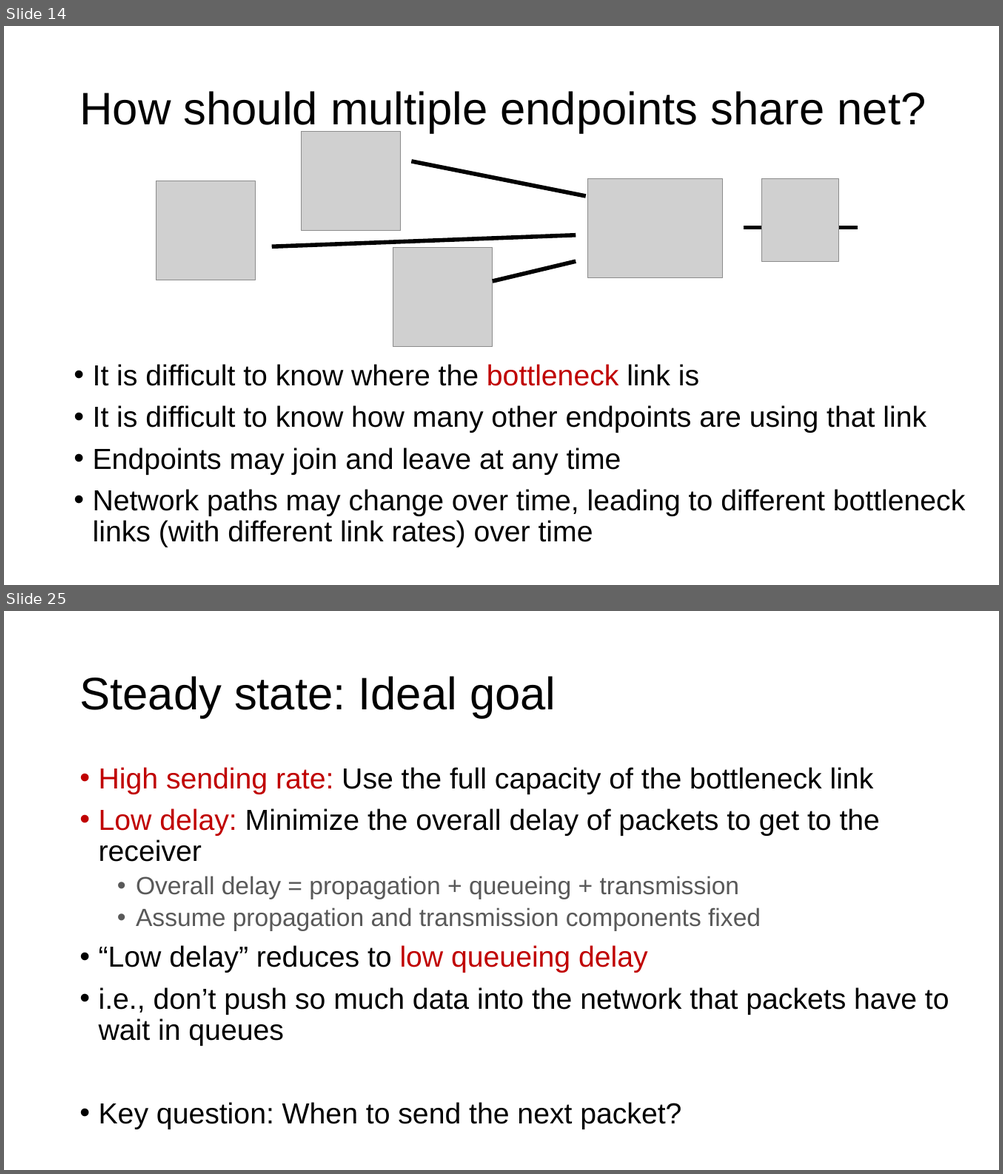
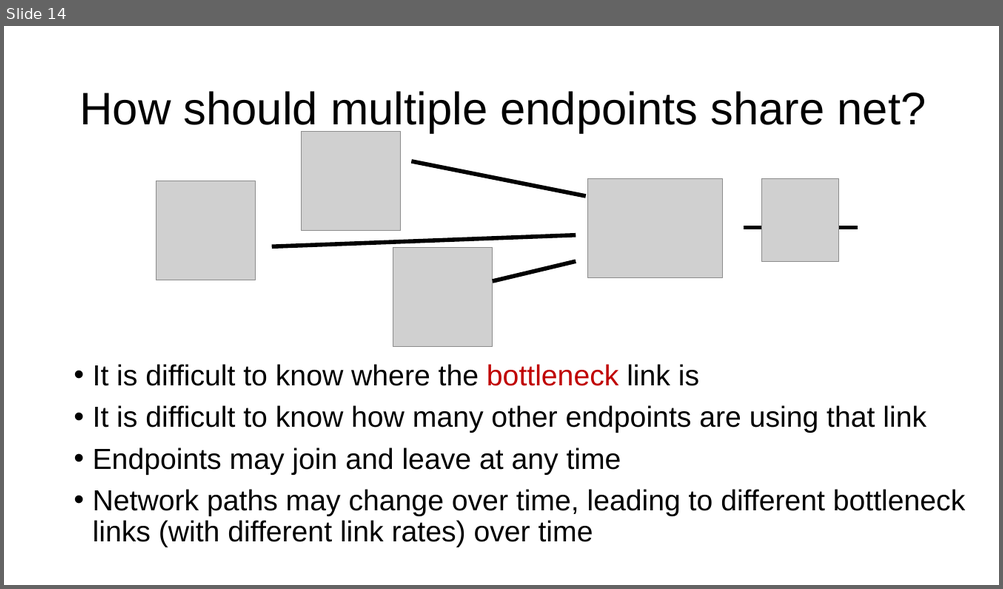
Before and after one commit to ngsrinivas/coursegen, a slide deck: ex/352-F24/staging/352-F24/lectures/16-tp-flowcontrol-congestioncontrol.pptx. Shown one above the other, each under a label of ours: slides 14 and 25 before the commit, slide 14 after it; the slides between them are not shown. The pictures are 1003x1174 and 1003x589 pixels, drawn with LibreOffice and Linux fonts; fonts in the diff are those of the drawing; grey boxes stand for pictures. Boxes give left, top, right and bottom in pixels: in the first picture for what was removed or moved away, otherwise in the second. Text is boxed around its words. In the diff, an @@ line names an element or a change of style, - is before the commit and + after.

```diff
--- a/ex/352-F24/staging/352-F24/lectures/16-tp-flowcontrol-congestioncontrol.pptx
+++ b/ex/352-F24/staging/352-F24/lectures/16-tp-flowcontrol-congestioncontrol.pptx
@@ slide 25 removed at [4,611,999,1170], background #FFFFFF @@
@@ title removed at [79,676,555,718] @@
-Steady state: Ideal goal
@@ text removed at [99,767,949,1130] @@
-• High sending rate: Use the full capacity of the bottleneck link
-• Low delay: Minimize the overall delay of packets to get to the receiver
-  • Overall delay = propagation + queueing + transmission
-  • Assume propagation and transmission components fixed
-• “Low delay” reduces to low queueing delay
-• i.e., don’t push so much data into the network that packets have to wait in queues
-• Key question: When to send the next packet?
```
Also in this commit, not shown: 23 other slides removed, 3 other files.
